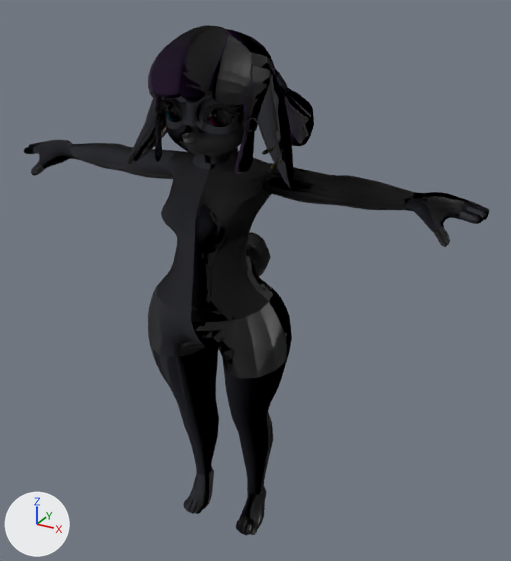
The FBX model Assets/Furality_Ultra_Creator_Kit_v1/Lili Bunn Furality Ultra.fbx, before and after one commit.
One viewpoint serves both versions: a camera (50 mm lens) standing at (0.477, -0.762, 0.807) and looking at (0.032, 0.049, 0.402). Every picture has the same lights, and +X, +Y and +Z are marked at lower left. The first picture is the older version. Vertices at exactly the same position are counted once.

Objects in the first picture: 'Body'.
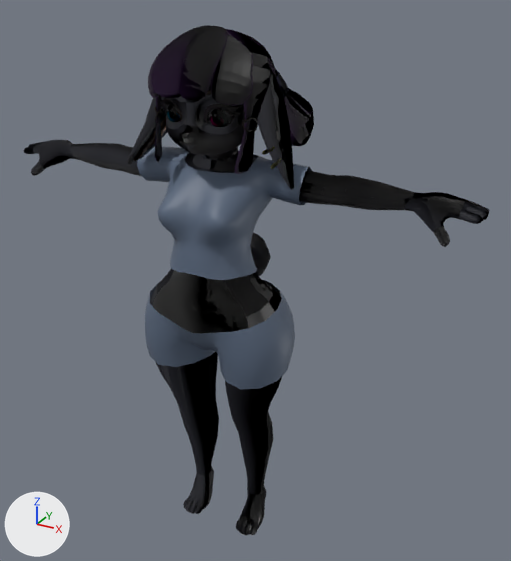
Changed parts and their boxes (x1, y1, x2, y2) in the pictures (511 x 561 px):
'Clothing', added (blue)
    after: (137, 146, 312, 390)
part 1 of me_cylinder_002, reshaped
    before: (202, 149, 239, 165)
    after: (202, 149, 239, 163)
part 2 of me_cylinder_002, surface changed
    before: (148, 179, 255, 360)
    after: (152, 269, 249, 334)

Edits to the bpy script that builds the scene:
```text
Add img_clothing_atlas_diffuse_png:
    img_clothing_atlas_diffuse_png = load_image('Clothing Atlas Diffuse.png', 'Textures/Clothing Atlas Diffuse.png', 1024, 1024, 'sRGB')
Add mat_clothing:
    mat_clothing = principled_material('Clothing')
    mat_clothing.texture = img_clothing_atlas_diffuse_png  # with its transparency
Change me_cylinder_002:
    used by ob_body; location = (0.0, 0.0, 0.0)
    remove me_cylinder_002.from_pydata(...)  # 10609 vertices, 11430 faces; spans x -0.343..0.343, y -0.077..0.111, z 0.0..0.746
    add me_cylinder_002.from_pydata(...)  # 10533 vertices, 11397 faces; spans x -0.343..0.343, y -0.077..0.111, z 0.0..0.746
    me_cylinder_002 part 1
    80 vertices are removed from x -0.023..0.023, y -0.011..0.043, z 0.579..0.597
    95 faces are deleted
    62 new faces join them
    me_cylinder_002 part 2: 329 kept faces spanning x -0.086..0.086, y -0.07..0.077, z 0.311..0.556 get new texture (UV) coordinates
    other edits to the shape of me_cylinder_002 do not show in these pictures
Add me_cylinder_004:
    me_cylinder_004.from_pydata(...)  # 940 vertices, 862 faces; spans x -0.124..0.124, y -0.07..0.081, z 0.29..0.587
    me_cylinder_004.materials.append(mat_clothing)  # picture img_clothing_atlas_diffuse_png
Add ob_clothing:
    ob_clothing = bpy.data.objects.new('Clothing', me_cylinder_004)
    ob_clothing.location = (0.0, 0.0, 0.0)
```
